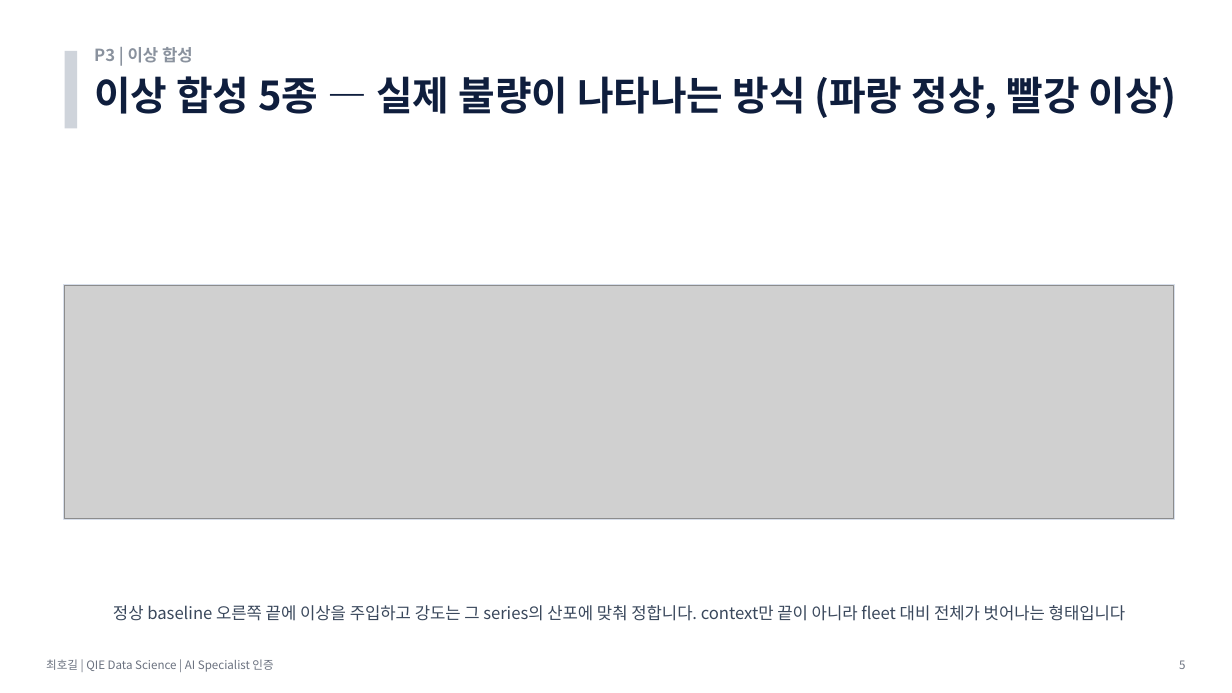
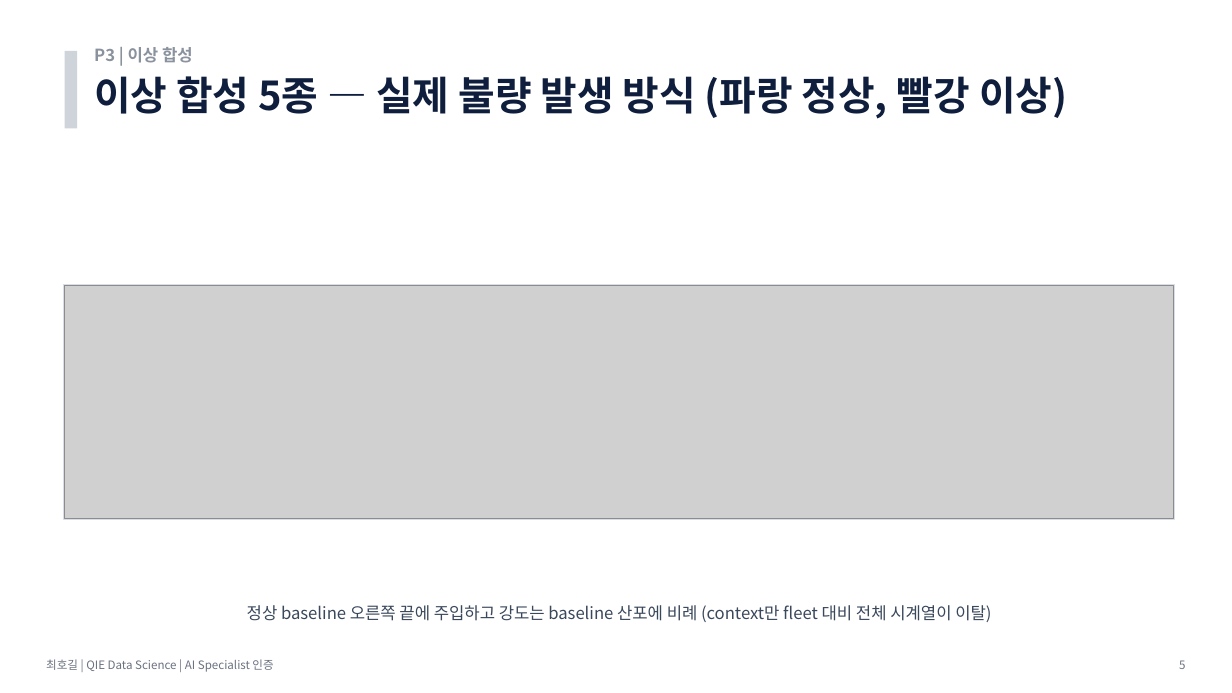
Before and after one commit to hogil/fbm_paper, a slide deck: slide 5 of recommendation/presentation/발표_P3_데이터생성_최호길.pptx. Drawn at 1232x693 pixels with LibreOffice and Linux fonts; fonts in the diff are those of the drawing; grey boxes stand for pictures. Boxes give left, top, right and bottom in pixels: in the first picture for what was removed or moved away, otherwise in the second. Text is boxed around its words. In the diff, an @@ line names an element or a change of style, - is before the commit and + after.

```diff
--- a/recommendation/presentation/발표_P3_데이터생성_최호길.pptx
+++ b/recommendation/presentation/발표_P3_데이터생성_최호길.pptx
@@ text at (94, 76, 1067, 119): text changed @@
-이상 합성 5종 — 실제 불량이 나타나는 방식 (파랑 정상, 빨강 이상)
+이상 합성 5종 — 실제 불량 발생 방식 (파랑 정상, 빨강 이상)
@@ text at (247, 605, 991, 622): text changed @@
-정상 baseline 오른쪽 끝에 이상을 주입하고 강도는 그 series의 산포에 맞춰 정합니다. context만 끝이 아니라 fleet 대비 전체가 벗어나는 형태입니다
+정상 baseline 오른쪽 끝에 주입하고 강도는 baseline 산포에 비례 (context만 fleet 대비 전체 시계열이 이탈)
```
Also in this commit, not shown: 6 other slides changed, 1 slide removed, 1 other file.
